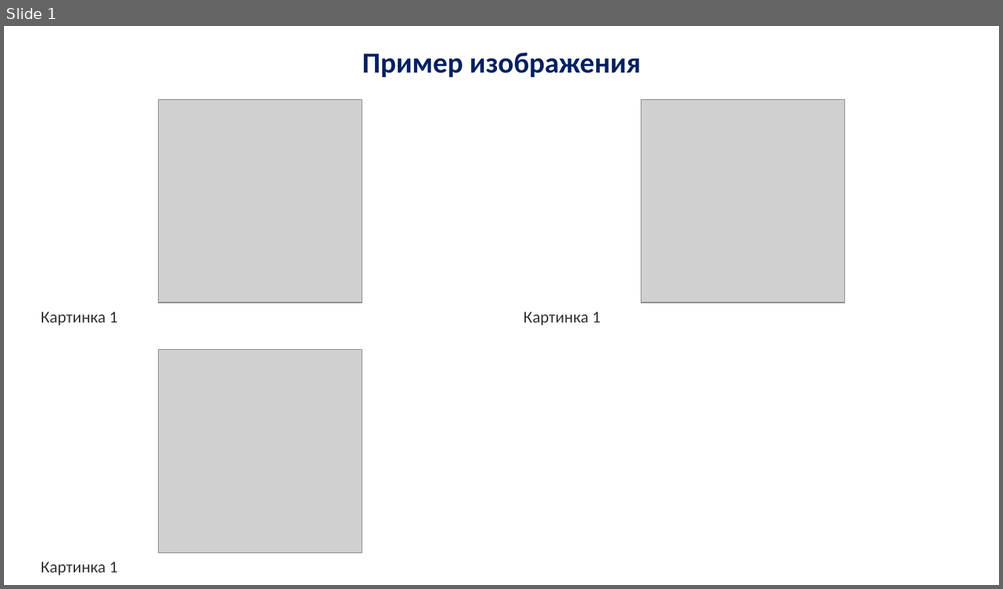
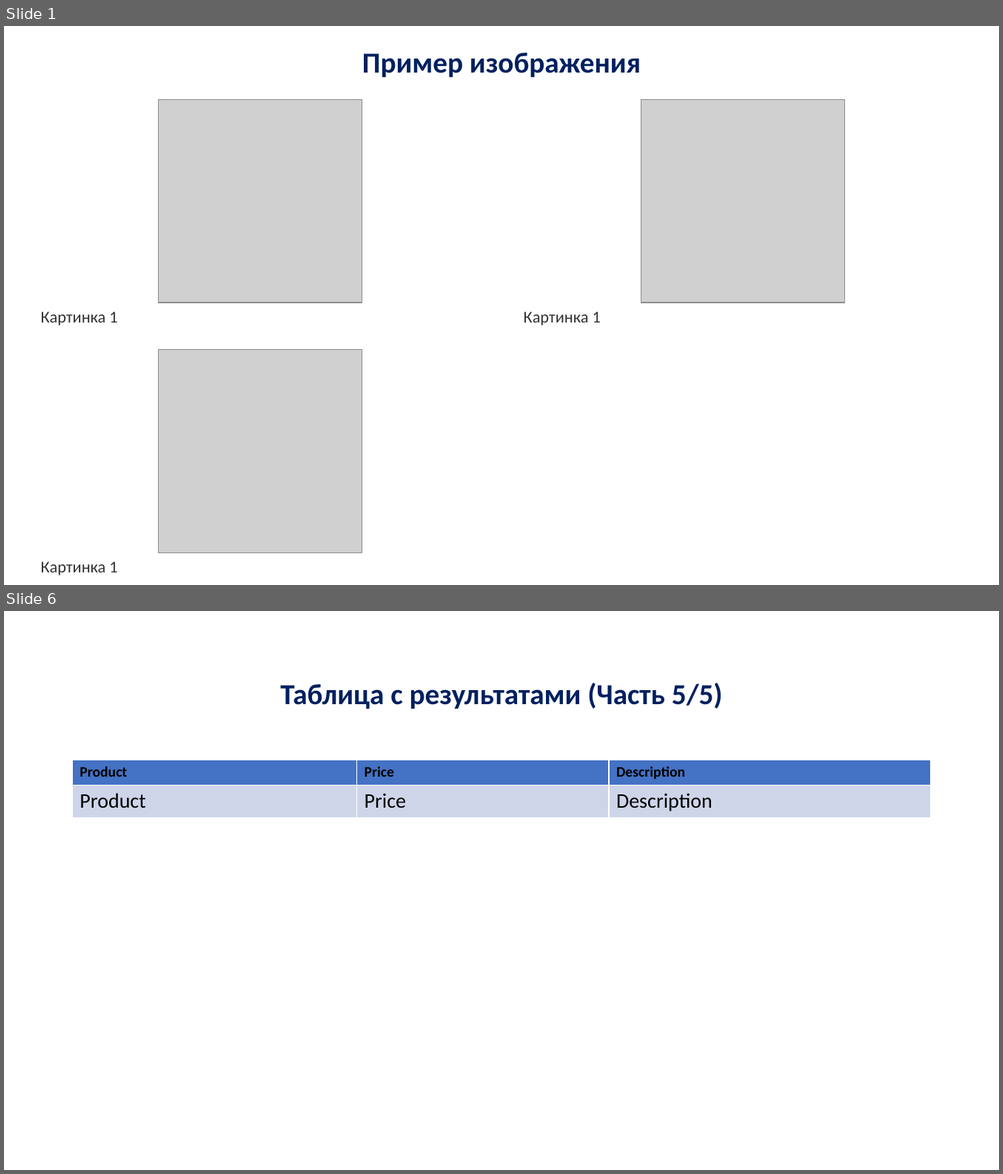
Before and after one commit to SolmirJafarovich/report_generator, a slide deck: generated_report.pptx. Shown one above the other, each under a label of ours: slide 1 before the commit, slides 1 and 6 after it; the slides between them are not shown. The pictures are 1003x589 and 1003x1174 pixels, drawn with LibreOffice and Linux fonts; fonts in the diff are those of the drawing; grey boxes stand for pictures. Boxes give left, top, right and bottom in pixels: in the first picture for what was removed or moved away, otherwise in the second. Text is boxed around its words. In the diff, an @@ line names an element or a change of style, - is before the commit and + after.

Commit message:
Table slide now more adaptive

```diff
--- a/generated_report.pptx
+++ b/generated_report.pptx
@@ slide 6 added at bbox=[4, 611, 999, 1170], background #FFFFFF @@
@@ title added at bbox=[280, 683, 723, 709], 28 pt, text #002060, bold @@
+Таблица с результатами (Часть 5/5)
@@ table added at bbox=[73, 760, 930, 815], 2 rows, 3 columns @@
+Product | Price | Description
+Product | Price | Description
```
Also in this commit, not shown: 4 slides changed, 5 other files.
